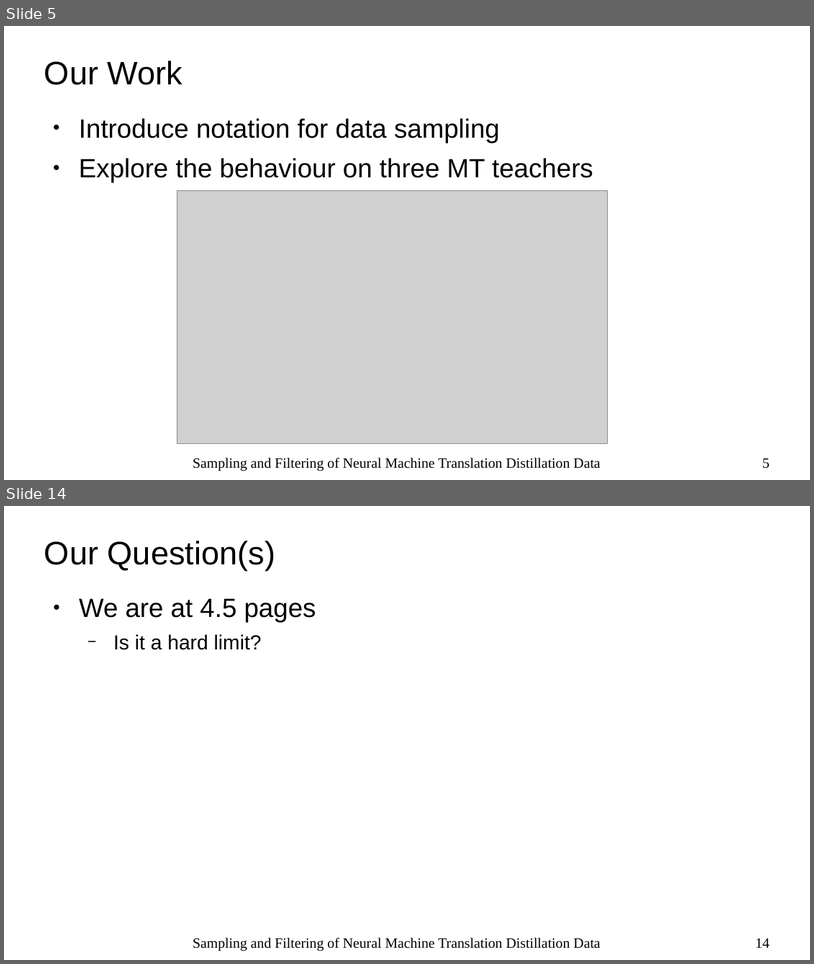
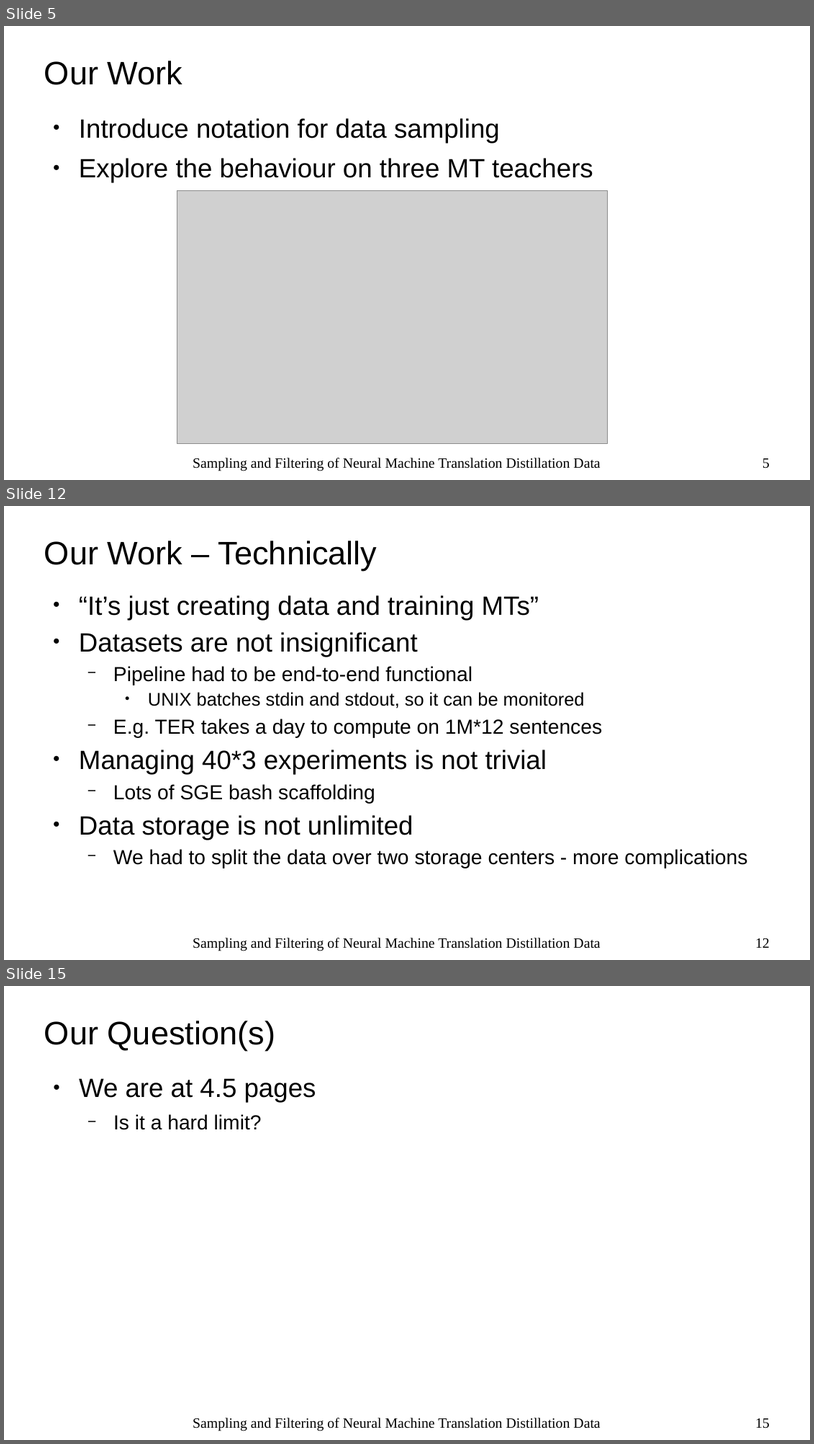
Before and after one commit to zouharvi/reference-mt-distill, a slide deck: meta/midproject_presentation.odp. Shown one above the other, each under a label of ours: slides 5 and 14 before the commit, slides 5, 12 and 15 after it; the slides between them are not shown. The pictures are 814x964 and 814x1444 pixels, drawn with LibreOffice and Linux fonts; fonts in the diff are those of the drawing; grey boxes stand for pictures. Boxes give left, top, right and bottom in pixels: in the first picture for what was removed or moved away, otherwise in the second. Text is boxed around its words. In the diff, an @@ line names an element or a change of style, - is before the commit and + after.

```diff
--- a/meta/midproject_presentation.odp
+++ b/meta/midproject_presentation.odp
@@ slide 12 added at (4,506,810,960), background #FFFFFF @@
@@ title added at (44,541,378,571), 32 pt, text #000000 @@
+Our Work – Technically
@@ text added at (79,595,748,868), 20 pt, text #000000 @@
+● “It’s just creating data and training MTs”
+● Datasets are not insignificant
+  − Pipeline had to be end-to-end functional
+    ● UNIX batches stdin and stdout, so it can be monitored
+  − E.g. TER takes a day to compute on 1M*12 sentences
+● Managing 40*3 experiments is not trivial
+  − Lots of SGE bash scaffolding
+● Data storage is not unlimited
+  − We had to split the data over two storage centers - more complications
@@ text added at (193,937,600,951), 14 pt, text #000000 @@
+Sampling and Filtering of Neural Machine Translation Distillation Data
@@ page number added at (756,938,770,947), 14 pt, text #000000 @@
+12
@@ what was slide 14 is now slide 15 @@
@@ page number at (756,1418,770,1428): text changed @@
-14
+15
```
Also in this commit, not shown: 8 slides changed, 2 other files.
